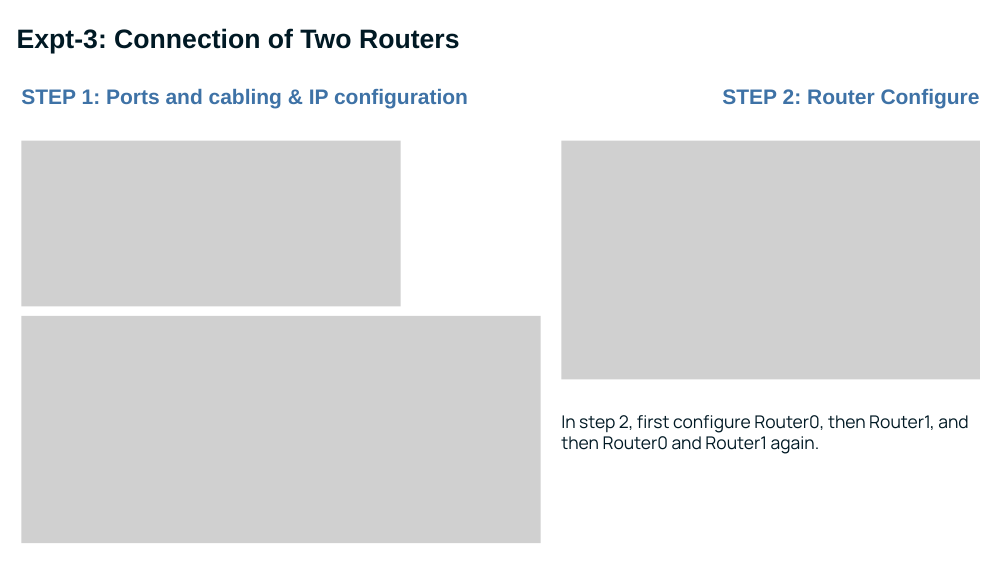
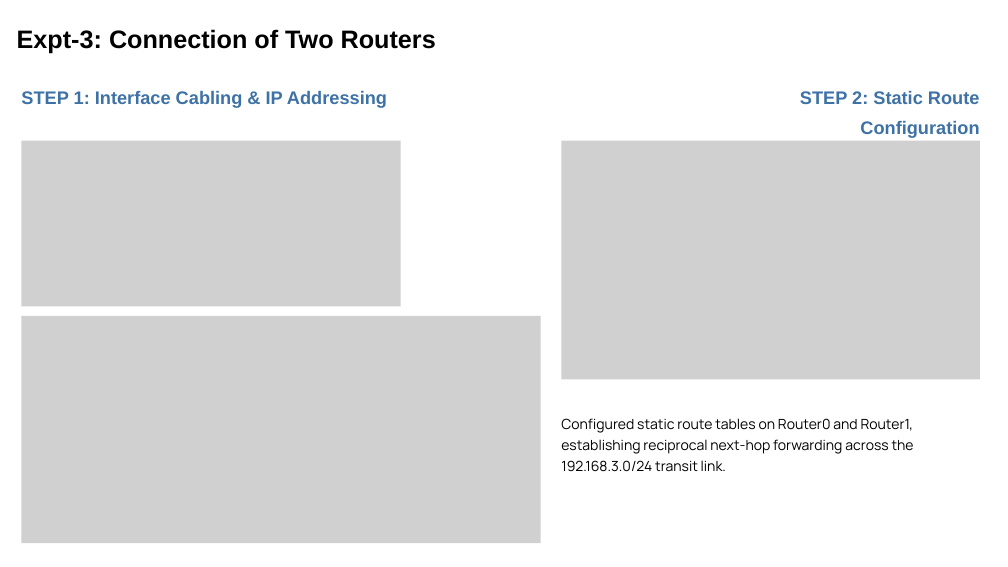
Before and after one commit to MDTHA-X/CN_presentation, a slide deck: slide 14 of CN.pptx. Drawn at 1008x567 pixels with LibreOffice and Linux fonts; fonts in the diff are those of the drawing; grey boxes stand for pictures; background and template pictures are left out. Boxes give left, top, right and bottom in pixels: in the first picture for what was removed or moved away, otherwise in the second. Text is boxed around its words. In the diff, an @@ line names an element or a change of style, - is before the commit and + after.

Commit message:
Update presentation writing style, presenter details to Md. Tanjim Hossen Ahad (Roll 340), and elevate technical descriptions

```diff
--- a/CN.pptx
+++ b/CN.pptx
@@ text "Expt-3: Connection of Two Routers" at (17, 29, 436, 54): size 38 to 36 pt, text colour gradient #001924 to #050417 to #000000 @@
@@ text at (21, 91, 387, 108): text changed; size 30 to 26 pt @@
-STEP 1: Ports and cabling & IP configuration
+STEP 1: Interface Cabling & IP Addressing
@@ text at (800, 91, 980, 138): text changed; size 30 to 26 pt @@
-STEP 2: Router Configure
+STEP 2: Static Route Configuration
@@ text at (561, 418, 914, 472): text changed; size 25 to 20 pt; text colour gradient #001924 to #050417 to #000000 @@
-In step 2, first configure Router0, then Router1, and then Router0 and Router1 again.
+Configured static route tables on Router0 and Router1, establishing reciprocal next-hop forwarding across the 192.168.3.0/24 transit link.
```
Also in this commit, not shown: 31 other slides changed, 1 other file.
